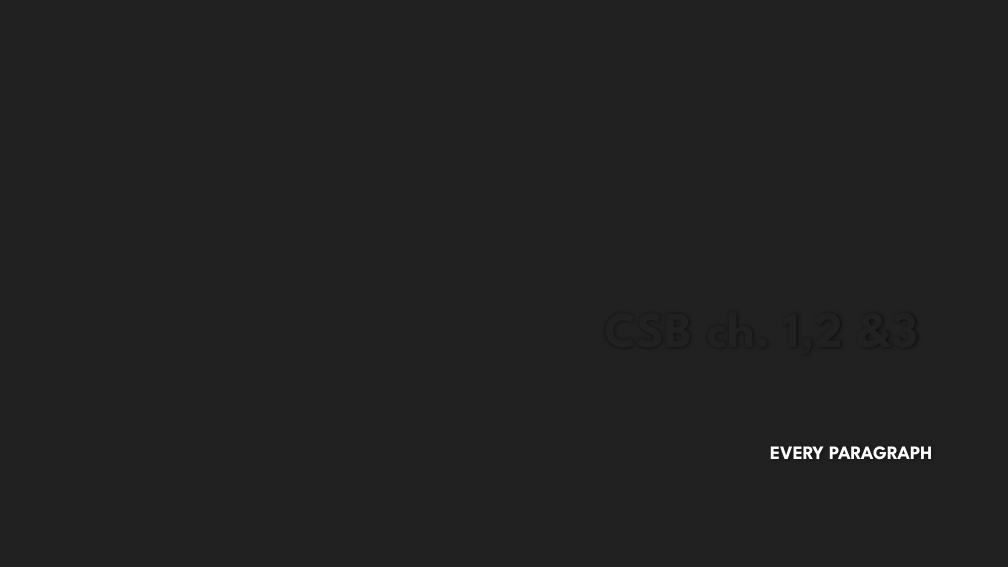
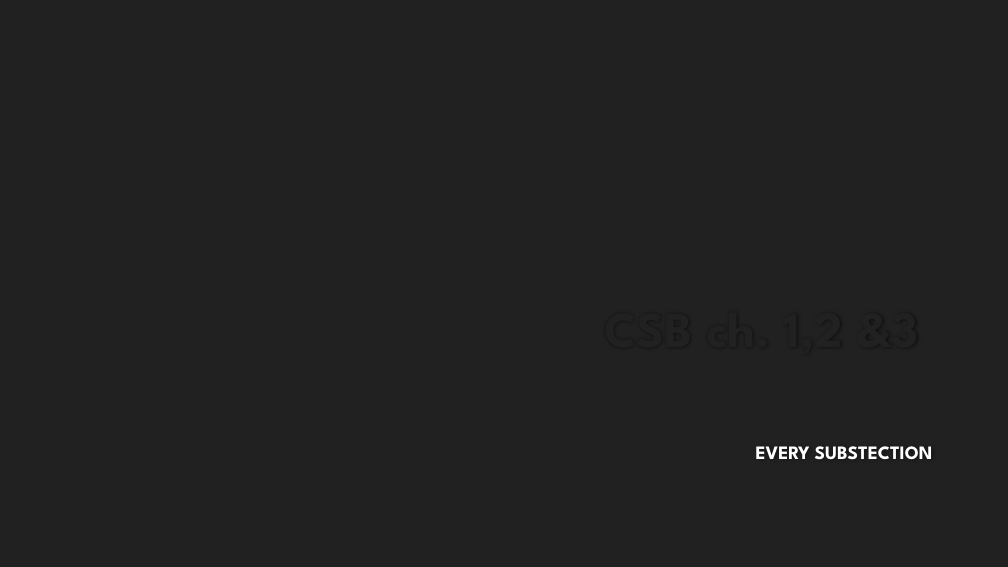
Before and after one commit to MichaelOdumosu57/Spring_2017, a slide deck: slide 15 of Spring 2017 Semester/Urban Development/Urban Development Weekly Readings/Week 2/Week 2 Readings.pptx. Drawn at 1008x567 pixels with LibreOffice and Linux fonts; fonts in the diff are those of the drawing; background and template pictures are left out. Boxes give left, top, right and bottom in pixels: in the first picture for what was removed or moved away, otherwise in the second. Text is boxed around its words. In the diff, an @@ line names an element or a change of style, - is before the commit and + after.

```diff
--- a/Spring 2017 Semester/Urban Development/Urban Development Weekly Readings/Week 2/Week 2 Readings.pptx
+++ b/Spring 2017 Semester/Urban Development/Urban Development Weekly Readings/Week 2/Week 2 Readings.pptx
@@ text at (756,446,933,460): text changed @@
-EVERY PARAGRAPH
+EVERY SUBSTECTION
```
Also in this commit, not shown: 2 other slides changed, 17 other files.
